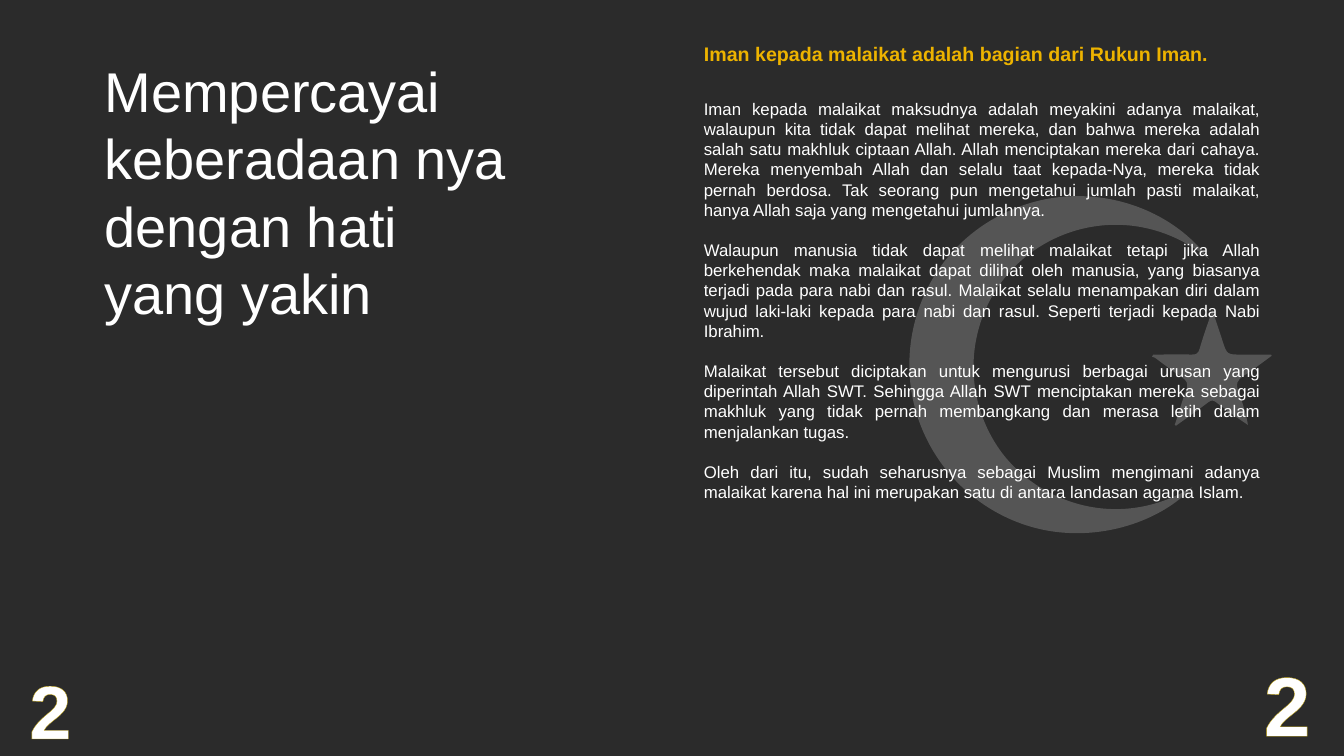
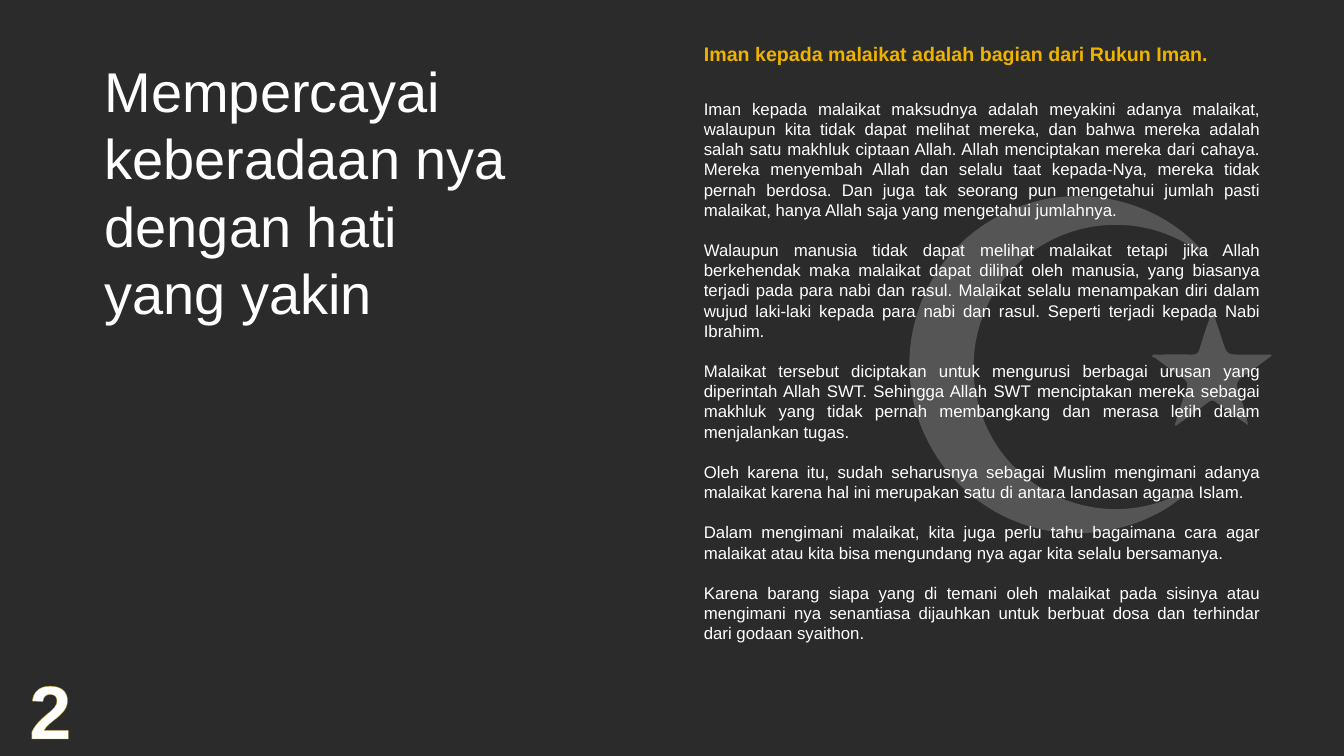
Before and after one commit to adnanerlansyah403/Tugas-Pendidikan-Agama, a slide deck: slide 5 of Presentasi Pendidikan Agama.pptx. Drawn at 1344x756 pixels with LibreOffice and Linux fonts; fonts in the diff are those of the drawing; background and template pictures are left out; a plain dark background stands for a picture behind light text. Boxes give left, top, right and bottom in pixels: in the first picture for what was removed or moved away, otherwise in the second. Text is boxed around its words. In the diff, an @@ line names an element or a change of style, - is before the commit and + after.

```diff
--- a/Presentasi Pendidikan Agama.pptx
+++ b/Presentasi Pendidikan Agama.pptx
@@ text at (704, 103, 1260, 220): text changed @@
-Iman kepada malaikat maksudnya adalah meyakini adanya malaikat, walaupun kita tidak dapat melihat mereka, dan bahwa mereka adalah salah satu makhluk ciptaan Allah. Allah menciptakan mereka dari cahaya. Mereka menyembah Allah dan selalu taat kepada-Nya, mereka tidak pernah berdosa. Tak seorang pun mengetahui jumlah pasti malaikat, hanya Allah saja yang mengetahui jumlahnya.
+Iman kepada malaikat maksudnya adalah meyakini adanya malaikat, walaupun kita tidak dapat melihat mereka, dan bahwa mereka adalah salah satu makhluk ciptaan Allah. Allah menciptakan mereka dari cahaya. Mereka menyembah Allah dan selalu taat kepada-Nya, mereka tidak pernah berdosa. Dan juga tak seorang pun mengetahui jumlah pasti malaikat, hanya Allah saja yang mengetahui jumlahnya.
@@ text at (704, 464, 1260, 643): text changed @@
-Oleh dari itu, sudah seharusnya sebagai Muslim mengimani adanya malaikat karena hal ini merupakan satu di antara landasan agama Islam.
+Oleh karena itu, sudah seharusnya sebagai Muslim mengimani adanya malaikat karena hal ini merupakan satu di antara landasan agama Islam.
+Dalam mengimani malaikat, kita juga perlu tahu bagaimana cara agar malaikat atau kita bisa mengundang nya agar kita selalu bersamanya.
+Karena barang siapa yang di temani oleh malaikat pada sisinya atau mengimani nya senantiasa dijauhkan untuk berbuat dosa dan terhindar dari godaan syaithon.
@@ text removed at (1264, 677, 1311, 737) @@
-2
```
Also in this commit, not shown: 4 other slides changed, 2 slides added, 1 other file.
